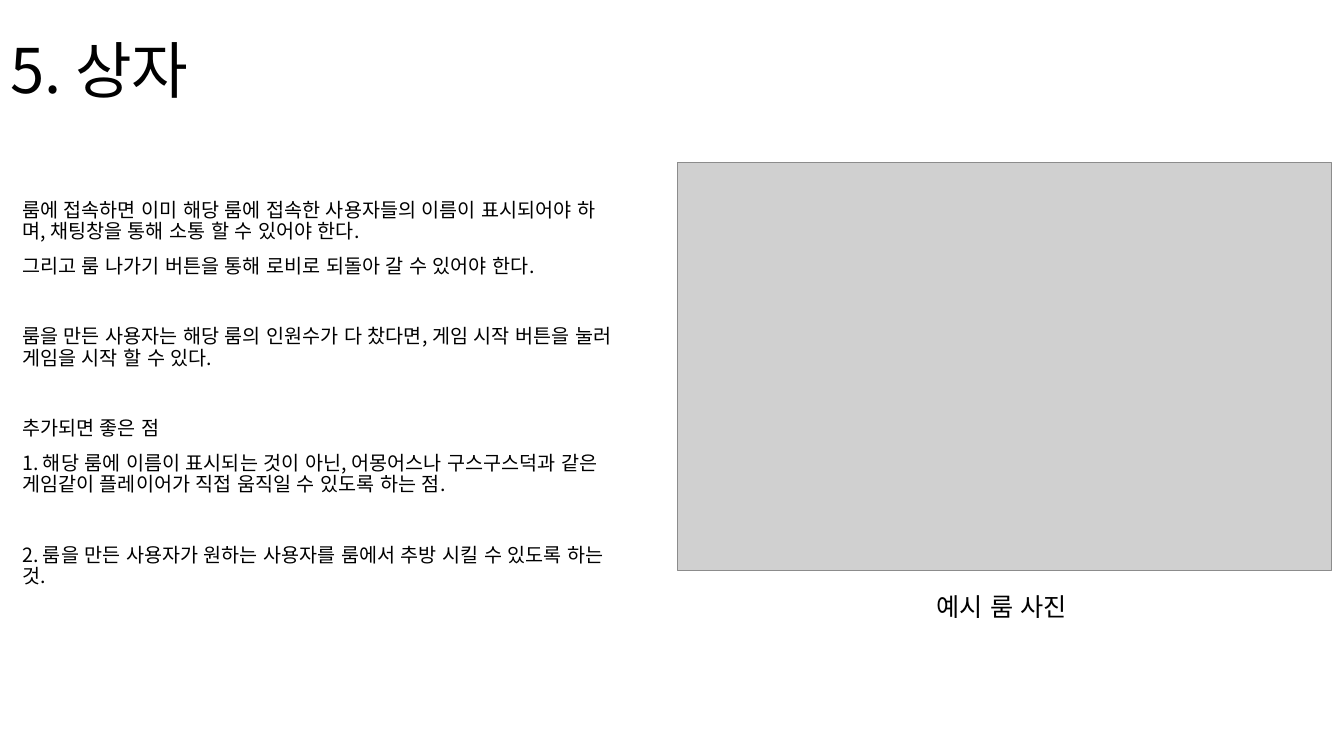
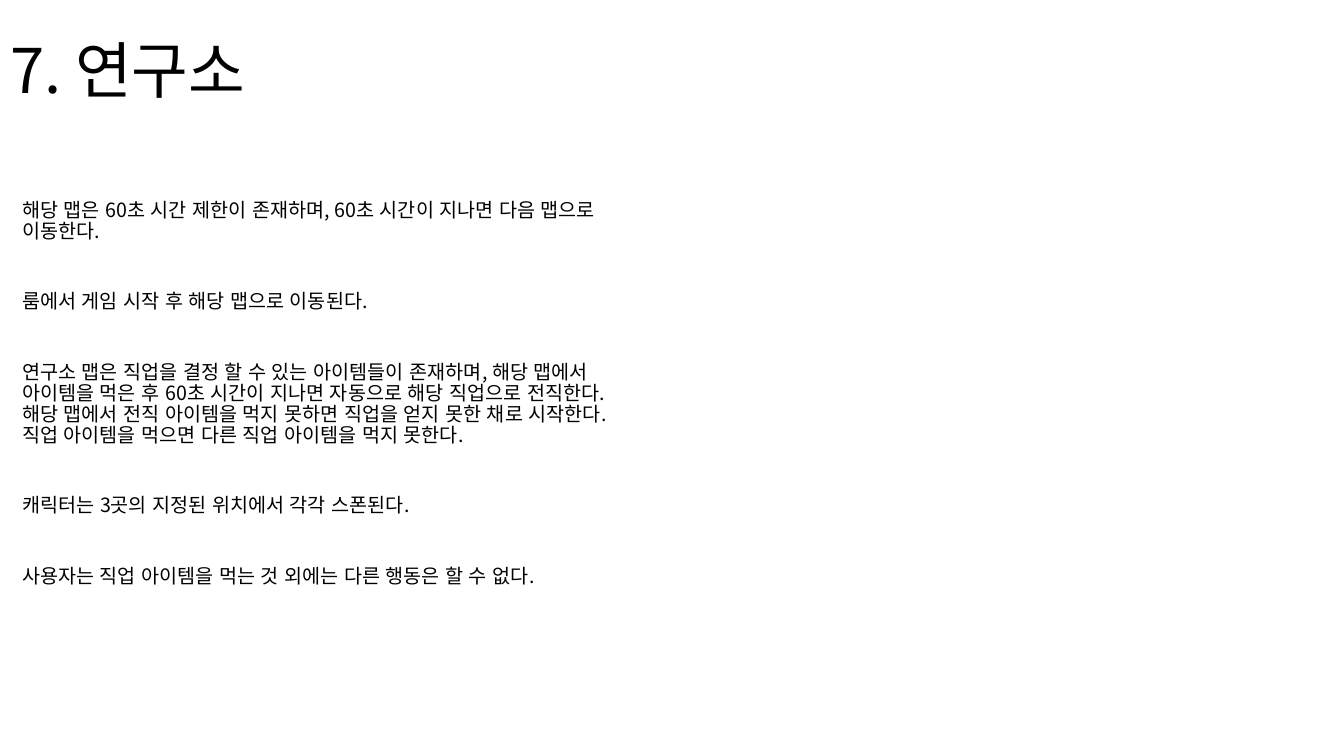
Before and after one commit to TRASHES0/MAFIA_60SECs, a slide deck: slide 8 of 기획/TRASHES 시스템 기획서.pptx. Drawn at 1344x756 pixels with LibreOffice and Linux fonts; fonts in the diff are those of the drawing; grey boxes stand for pictures. Boxes give left, top, right and bottom in pixels: in the first picture for what was removed or moved away, otherwise in the second. Text is boxed around its words. In the diff, an @@ line names an element or a change of style, - is before the commit and + after.

```diff
--- a/기획/TRASHES 시스템 기획서.pptx
+++ b/기획/TRASHES 시스템 기획서.pptx
@@ title at (10,42,245,98): text changed @@
-5. 상자
+7. 연구소
@@ picture removed at (679,162,1333,571) @@
@@ text at (22,200,607,585): text changed @@
-룸에 접속하면 이미 해당 룸에 접속한 사용자들의 이름이 표시되어야 하며, 채팅창을 통해 소통 할 수 있어야 한다.
-그리고 룸 나가기 버튼을 통해 로비로 되돌아 갈 수 있어야 한다.
-룸을 만든 사용자는 해당 룸의 인원수가 다 찼다면, 게임 시작 버튼을 눌러 게임을 시작 할 수 있다.
-추가되면 좋은 점
-1. 해당 룸에 이름이 표시되는 것이 아닌, 어몽어스나 구스구스덕과 같은 게임같이 플레이어가 직접 움직일 수 있도록 하는 점.
-2. 룸을 만든 사용자가 원하는 사용자를 룸에서 추방 시킬 수 있도록 하는 것.
+해당 맵은 60초 시간 제한이 존재하며, 60초 시간이 지나면 다음 맵으로 이동한다.
+룸에서 게임 시작 후 해당 맵으로 이동된다.
+연구소 맵은 직업을 결정 할 수 있는 아이템들이 존재하며, 해당 맵에서 아이템을 먹은 후 60초 시간이 지나면 자동으로 해당 직업으로 전직한다. 해당 맵에서 전직 아이템을 먹지 못하면 직업을 얻지 못한 채로 시작한다. 직업 아이템을 먹으면 다른 직업 아이템을 먹지 못한다.
+캐릭터는 3곳의 지정된 위치에서 각각 스폰된다.
+사용자는 직업 아이템을 먹는 것 외에는 다른 행동은 할 수 없다.
@@ text removed at (937,595,1066,618) @@
-예시 룸 사진
```
Also in this commit, not shown: 7 other slides changed, 2 slides added, 3 slides removed.
